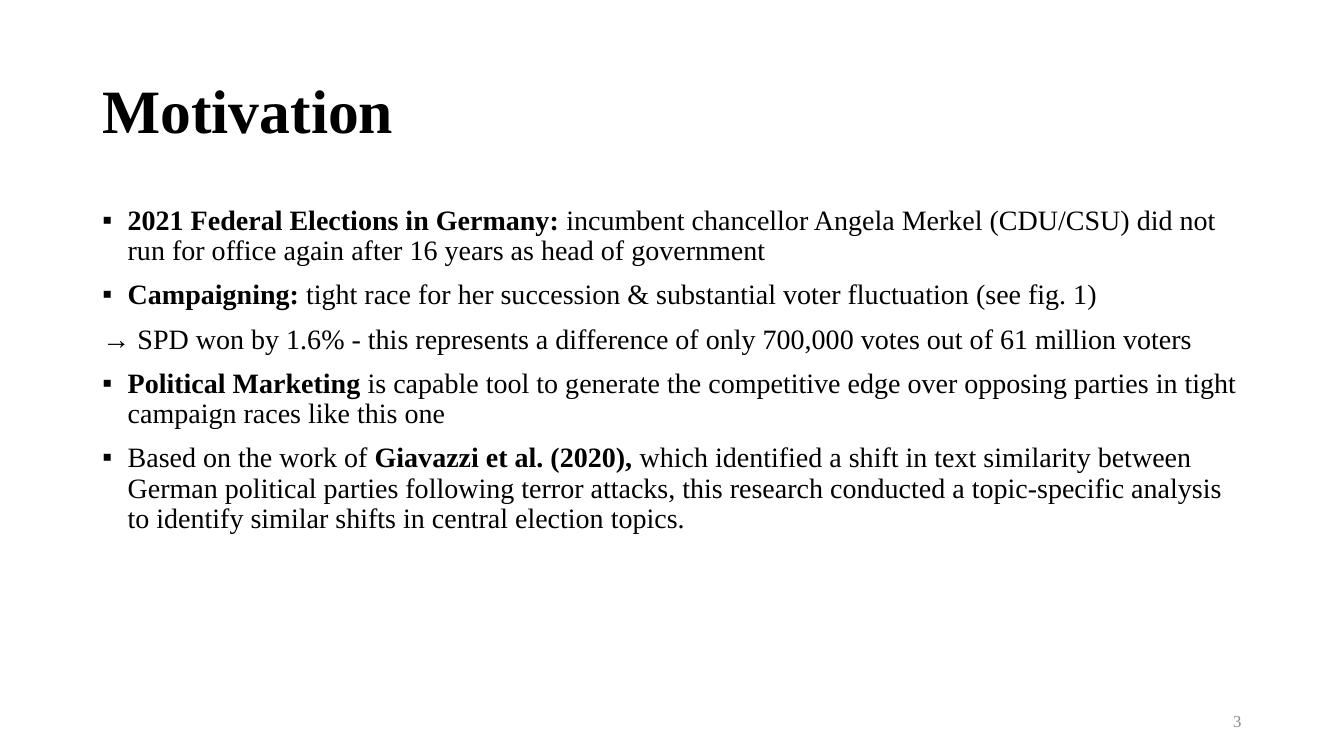
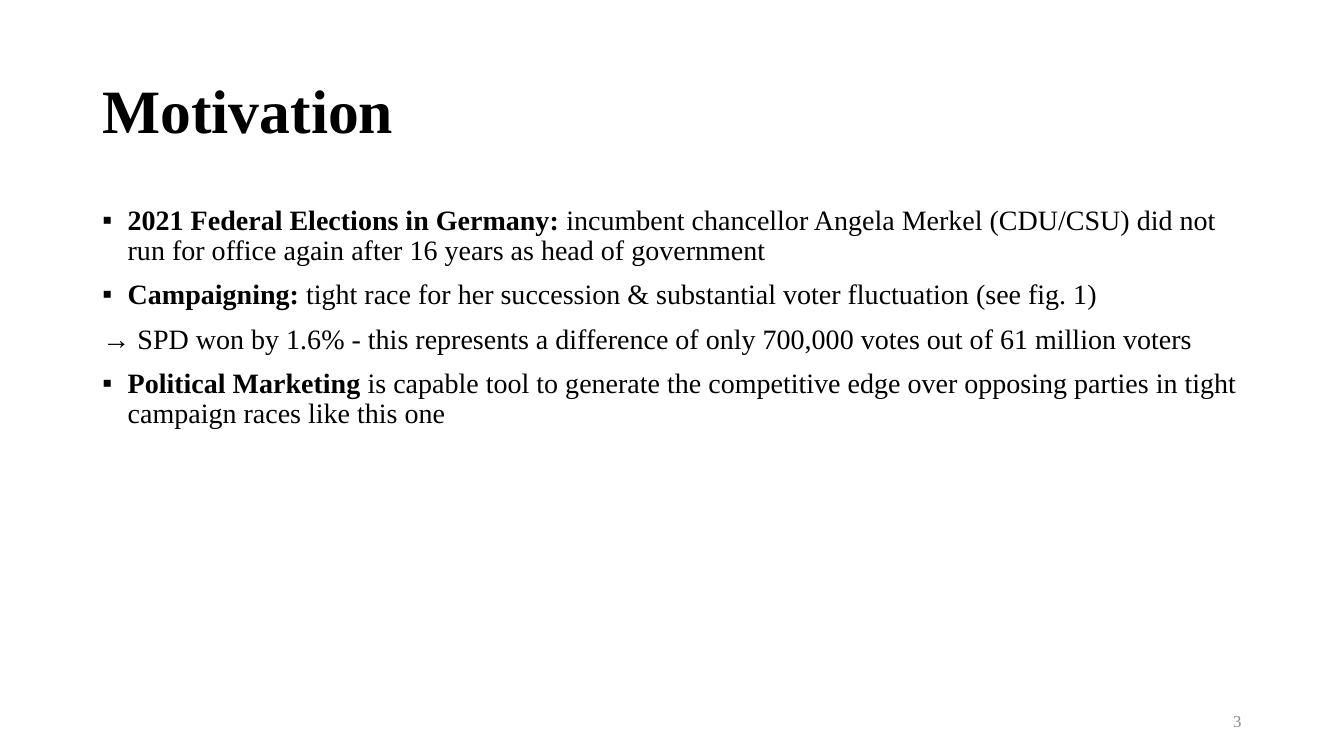
Before and after one commit to philippklaeger/Gaining-The-Competitive-Edge, a slide deck: slide 3 of thesis/Short Presentation.pptx. Drawn at 1344x756 pixels with LibreOffice and Linux fonts; fonts in the diff are those of the drawing. Boxes give left, top, right and bottom in pixels: in the first picture for what was removed or moved away, otherwise in the second. Text is boxed around its words. In the diff, an @@ line names an element or a change of style, - is before the commit and + after.

```diff
--- a/thesis/Short Presentation.pptx
+++ b/thesis/Short Presentation.pptx
@@ text at [128, 447, 1221, 533]: paragraph removed @@
-▪ Based on the work of Giavazzi et al. (2020), which identified a shift in text similarity between German political parties following terror attacks, this research conducted a topic-specific analysis to identify similar shifts in central election topics.
```
Also in this commit, not shown: 1 other slide changed.
